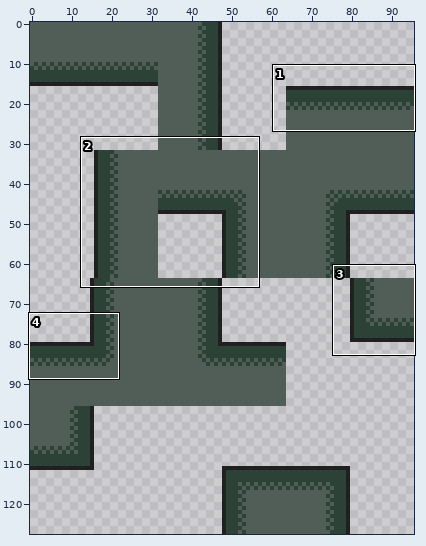
File history of a sprite sheet, assets/tilesets/Floor_2.png. Above: a wide view before the commit, with the close-up outlined.
Close-up. As it was:
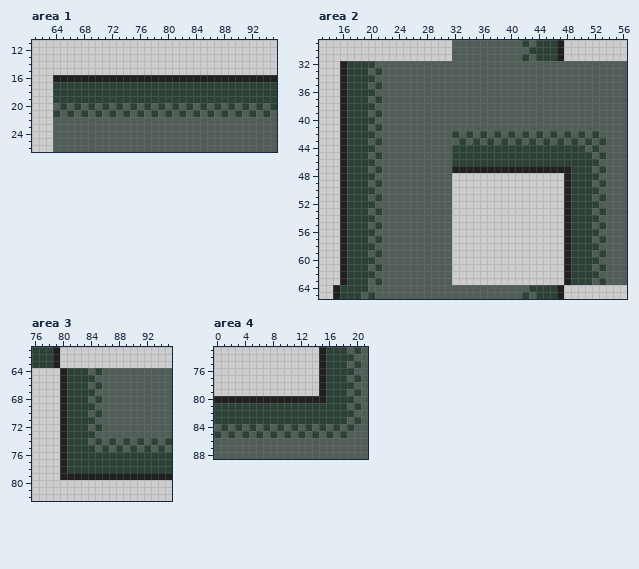
The file is 96x128 pixels. Shown: area 1: x 61..95, y 11..26; area 2: x 13..56, y 29..65; area 3: x 76..95, y 61..82; area 4: x 0..21, y 73..88. The commit also changed other parts of the picture, which this record leaves out.
After:
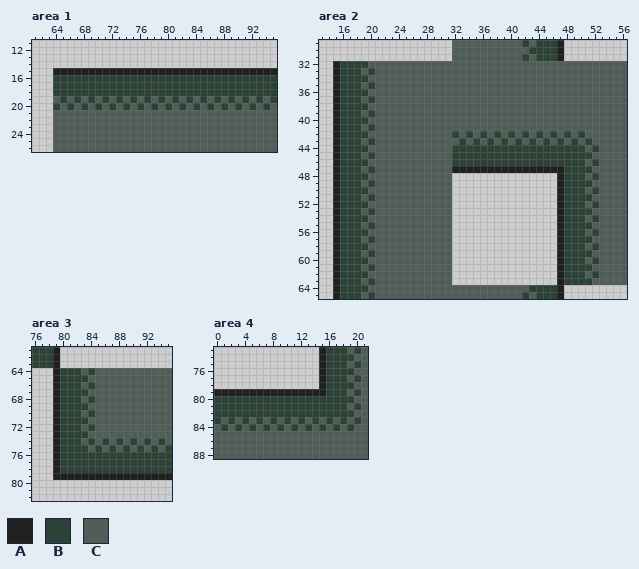
Palette (. is transparent): A #202020  B #2d4237  C #515e57
What changed:
--- area 1
@@ x 61..95 @@
 14 ...................................
-15 ...................................
-16 ...AAAAAAAAAAAAAAAAAAAAAAAAAAAAAAAA
+15 ...AAAAAAAAAAAAAAAAAAAAAAAAAAAAAAAA
+16 ...BBBBBBBBBBBBBBBBBBBBBBBBBBBBBBBB
 17 ...BBBBBBBBBBBBBBBBBBBBBBBBBBBBBBBB
 18 ...BBBBBBBBBBBBBBBBBBBBBBBBBBBBBBBB
-19 ...BBBBBBBBBBBBBBBBBBBBBBBBBBBBBBBB
-20 ...CBCBCBCBCBCBCBCBCBCBCBCBCBCBCBCB
-21 ...BCBCBCBCBCBCBCBCBCBCBCBCBCBCBCBC
+19 ...CBCBCBCBCBCBCBCBCBCBCBCBCBCBCBCB
+20 ...BCBCBCBCBCBCBCBCBCBCBCBCBCBCBCBC
+21 ...CCCCCCCCCCCCCCCCCCCCCCCCCCCCCCCC
 22 ...CCCCCCCCCCCCCCCCCCCCCCCCCCCCCCCC
--- area 2
@@ x 13..56 @@
 31 ...................CCCCCCCCCCBCBBBA.........
-32 ...ABBBBCCCCCCCCCCCCCCCCCCCCCCCCCCCCCCCCCCCC
-33 ...ABBBCBCCCCCCCCCCCCCCCCCCCCCCCCCCCCCCCCCCC
-34 ...ABBBBCCCCCCCCCCCCCCCCCCCCCCCCCCCCCCCCCCCC
-35 ...ABBBCBCCCCCCCCCCCCCCCCCCCCCCCCCCCCCCCCCCC
-36 ...ABBBBCCCCCCCCCCCCCCCCCCCCCCCCCCCCCCCCCCCC
-37 ...ABBBCBCCCCCCCCCCCCCCCCCCCCCCCCCCCCCCCCCCC
-38 ...ABBBBCCCCCCCCCCCCCCCCCCCCCCCCCCCCCCCCCCCC
-39 ...ABBBCBCCCCCCCCCCCCCCCCCCCCCCCCCCCCCCCCCCC
-40 ...ABBBBCCCCCCCCCCCCCCCCCCCCCCCCCCCCCCCCCCCC
-41 ...ABBBCBCCCCCCCCCCCCCCCCCCCCCCCCCCCCCCCCCCC
-42 ...ABBBBCCCCCCCCCCCBCBCBCBCBCBCBCBCBCBCBCCCC
-43 ...ABBBCBCCCCCCCCCCCBCBCBCBCBCBCBCBCBCBCBCCC
-44 ...ABBBBCCCCCCCCCCCBBBBBBBBBBBBBBBBBBBCBCCCC
-45 ...ABBBCBCCCCCCCCCCBBBBBBBBBBBBBBBBBBBBCBCCC
-46 ...ABBBBCCCCCCCCCCCBBBBBBBBBBBBBBBBBBBBBCCCC
-47 ...ABBBCBCCCCCCCCCCAAAAAAAAAAAAAAAAABBBCBCCC
-48 ...ABBBBCCCCCCCCCCC................ABBBBCCCC
-49 ...ABBBCBCCCCCCCCCC................ABBBCBCCC
-50 ...ABBBBCCCCCCCCCCC................ABBBBCCCC
-51 ...ABBBCBCCCCCCCCCC................ABBBCBCCC
-52 ...ABBBBCCCCCCCCCCC................ABBBBCCCC
-53 ...ABBBCBCCCCCCCCCC................ABBBCBCCC
-54 ...ABBBBCCCCCCCCCCC................ABBBBCCCC
-55 ...ABBBCBCCCCCCCCCC................ABBBCBCCC
-56 ...ABBBBCCCCCCCCCCC................ABBBBCCCC
-57 ...ABBBCBCCCCCCCCCC................ABBBCBCCC
-58 ...ABBBBCCCCCCCCCCC................ABBBBCCCC
-59 ...ABBBCBCCCCCCCCCC................ABBBCBCCC
-60 ...ABBBBCCCCCCCCCCC................ABBBBCCCC
-61 ...ABBBCBCCCCCCCCCC................ABBBCBCCC
-62 ...ABBBBCCCCCCCCCCC................ABBBBCCCC
-63 ...ABBBCBCCCCCCCCCC................ABBBCBCCC
+32 ..ABBBBCCCCCCCCCCCCCCCCCCCCCCCCCCCCCCCCCCCCC
+33 ..ABBBCBCCCCCCCCCCCCCCCCCCCCCCCCCCCCCCCCCCCC
+34 ..ABBBBCCCCCCCCCCCCCCCCCCCCCCCCCCCCCCCCCCCCC
+35 ..ABBBCBCCCCCCCCCCCCCCCCCCCCCCCCCCCCCCCCCCCC
+36 ..ABBBBCCCCCCCCCCCCCCCCCCCCCCCCCCCCCCCCCCCCC
+37 ..ABBBCBCCCCCCCCCCCCCCCCCCCCCCCCCCCCCCCCCCCC
+38 ..ABBBBCCCCCCCCCCCCCCCCCCCCCCCCCCCCCCCCCCCCC
+39 ..ABBBCBCCCCCCCCCCCCCCCCCCCCCCCCCCCCCCCCCCCC
+40 ..ABBBBCCCCCCCCCCCCCCCCCCCCCCCCCCCCCCCCCCCCC
+41 ..ABBBCBCCCCCCCCCCCCCCCCCCCCCCCCCCCCCCCCCCCC
+42 ..ABBBBCCCCCCCCCCCCBCBCBCBCBCBCBCBCBCBCCCCCC
+43 ..ABBBCBCCCCCCCCCCCCBCBCBCBCBCBCBCBCBCBCCCCC
+44 ..ABBBBCCCCCCCCCCCCBBBBBBBBBBBBBBBBBBBCBCCCC
+45 ..ABBBCBCCCCCCCCCCCBBBBBBBBBBBBBBBBBBBBCCCCC
+46 ..ABBBBCCCCCCCCCCCCBBBBBBBBBBBBBBBBBBBCBCCCC
+47 ..ABBBCBCCCCCCCCCCCAAAAAAAAAAAAAAAABBBBCCCCC
+48 ..ABBBBCCCCCCCCCCCC...............ABBBCBCCCC
+49 ..ABBBCBCCCCCCCCCCC...............ABBBBCCCCC
+50 ..ABBBBCCCCCCCCCCCC...............ABBBCBCCCC
+51 ..ABBBCBCCCCCCCCCCC...............ABBBBCCCCC
+52 ..ABBBBCCCCCCCCCCCC...............ABBBCBCCCC
+53 ..ABBBCBCCCCCCCCCCC...............ABBBBCCCCC
+54 ..ABBBBCCCCCCCCCCCC...............ABBBCBCCCC
+55 ..ABBBCBCCCCCCCCCCC...............ABBBBCCCCC
+56 ..ABBBBCCCCCCCCCCCC...............ABBBCBCCCC
+57 ..ABBBCBCCCCCCCCCCC...............ABBBBCCCCC
+58 ..ABBBBCCCCCCCCCCCC...............ABBBCBCCCC
+59 ..ABBBCBCCCCCCCCCCC...............ABBBBCCCCC
+60 ..ABBBBCCCCCCCCCCCC...............ABBBCBCCCC
+61 ..ABBBCBCCCCCCCCCCC...............ABBBBCCCCC
+62 ..ABBBBCCCCCCCCCCCC...............ABBBCBCCCC
+63 ..ABBBCBCCCCCCCCCCC...............ABBBBCCCCC
 64 ..ABBBBCCCCCCCCCCCCCCCCCCCCCCCBBBBA.........
--- area 3
@@ x 76..95 @@
 63 BBBA................
-64 ....ABBBCBCCCCCCCCCC
-65 ....ABBBBCCCCCCCCCCC
-66 ....ABBBCBCCCCCCCCCC
-67 ....ABBBBCCCCCCCCCCC
-68 ....ABBBCBCCCCCCCCCC
-69 ....ABBBBCCCCCCCCCCC
-70 ....ABBBCBCCCCCCCCCC
-71 ....ABBBBCCCCCCCCCCC
-72 ....ABBBCBCCCCCCCCCC
-73 ....ABBBBCCCCCCCCCCC
-74 ....ABBBCBCBCBCBCBCB
-75 ....ABBBBCBCBCBCBCBC
-76 ....ABBBBBBBBBBBBBBB
-77 ....ABBBBBBBBBBBBBBB
-78 ....ABBBBBBBBBBBBBBB
-79 ....AAAAAAAAAAAAAAAA
+64 ...ABBBCBCCCCCCCCCCC
+65 ...ABBBBCCCCCCCCCCCC
+66 ...ABBBCBCCCCCCCCCCC
+67 ...ABBBBCCCCCCCCCCCC
+68 ...ABBBCBCCCCCCCCCCC
+69 ...ABBBBCCCCCCCCCCCC
+70 ...ABBBCBCCCCCCCCCCC
+71 ...ABBBBCCCCCCCCCCCC
+72 ...ABBBCBCCCCCCCCCCC
+73 ...ABBBBCCCCCCCCCCCC
+74 ...ABBBCBCBCBCBCBCBC
+75 ...ABBBBCBCBCBCBCBCB
+76 ...ABBBBBBBBBBBBBBBB
+77 ...ABBBBBBBBBBBBBBBB
+78 ...ABBBBBBBBBBBBBBBB
+79 ...AAAAAAAAAAAAAAAAA
 80 ....................
--- area 4
@@ x 0..21 @@
 78 ...............ABBBBCC
-79 ...............ABBBCBC
-80 AAAAAAAAAAAAAAAABBBBCC
+79 AAAAAAAAAAAAAAAABBBCBC
+80 BBBBBBBBBBBBBBBBBBBBCC
 81 BBBBBBBBBBBBBBBBBBBCBC
 82 BBBBBBBBBBBBBBBBBBBBCC
-83 BBBBBBBBBBBBBBBBBBBCBC
+83 BCBCBCBCBCBCBCBCBCBCBC
 84 CBCBCBCBCBCBCBCBCBCBCC
-85 BCBCBCBCBCBCBCBCBCBCCC
+85 CCCCCCCCCCCCCCCCCCCCCC
 86 CCCCCCCCCCCCCCCCCCCCCC
Where, in picture pixels (left, top, right, bottom), the same in both close-ups:
changed: (53, 68, 277, 117)
changed: (333, 61, 382, 285)
changed: (557, 131, 606, 285)
changed: (53, 368, 172, 480)
changed: (214, 389, 347, 438)
